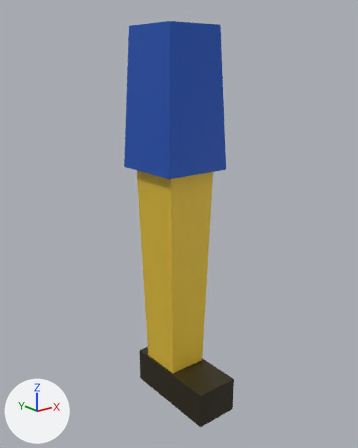
An edit to the glTF model examples/solid-eleven/assets/shared/models/leg_k04.glb, drawn before and after from the same camera.
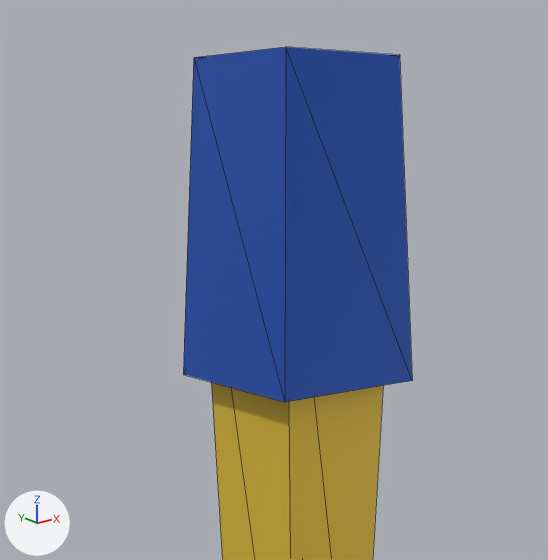
Old and new are each drawn whole from a camera (50 mm lens) standing at (-0.729, -0.929, -0.072) and looking at (-0.009, -0.028, -0.432) and again close up on the part from 12% to 80% of the width and 0% to 56% of the height. Lighting does not change. The marker at lower left points along +X, +Y and +Z. The older version's two pictures come first. The close-ups show mesh edges as thin lines. Vertices at exactly the same position are counted once.

Names of what the first close-up shows: 'leg_kit'.
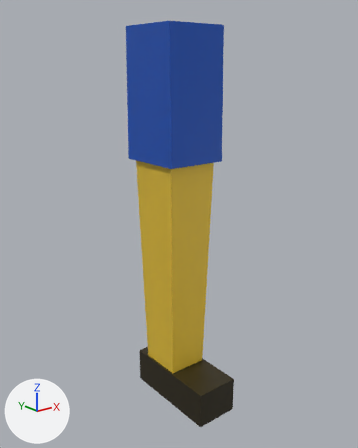
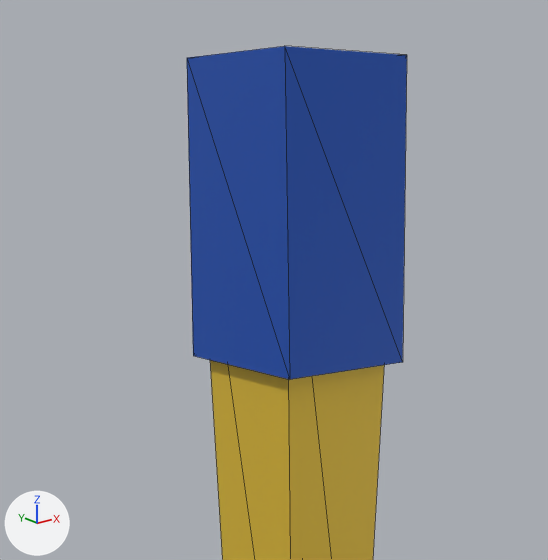
Boxes [x1, y1, x2, y2] around the edits, measured in the close-ups (548 x 560 px; the box of a moved part takes in the faces that stretch with it):
'leg_kit', reshaped: before [183, 47, 412, 560]; after [187, 46, 407, 560]
part 1 of me_leg_kit_004, moved or reshaped: before [183, 47, 412, 402]; after [187, 46, 407, 379]

The edits, one by one:
me_leg_kit_004 is used by ob_leg_kit; location (0.0, 0.0, 0.0).
me_leg_kit_004 had 24 vertices, 32 faces and spanned x -0.085..0.085, y -0.17..0.09, z -0.91..0.02.
me_leg_kit_004 now has 24 vertices, 32 faces and spans x -0.075..0.075, y -0.17..0.09, z -0.91..0.02.
Part 1, on me_leg_kit_004:
Vertex 0 of me_leg_kit_004 moves from (-0.07, 0.075, 0.02) at pixel (193, 57) to (-0.075, 0.08, 0.02) at pixel (186, 57).
Vertex 1 of me_leg_kit_004 moves from (0.07, 0.075, 0.02) to (0.075, 0.08, 0.02).
Vertex 2 of me_leg_kit_004 moves from (0.085, 0.09, -0.3) to (0.075, 0.085, -0.28).
Vertex 3 of me_leg_kit_004 moves from (-0.085, 0.09, -0.3) at pixel (183, 374) to (-0.075, 0.085, -0.28) at pixel (193, 355).
Vertex 4 of me_leg_kit_004 moves from (0.07, -0.075, 0.02) at pixel (399, 54) to (0.075, -0.08, 0.02) at pixel (406, 54).
Vertex 5 of me_leg_kit_004 moves from (0.085, -0.09, -0.3) at pixel (412, 380) to (0.075, -0.085, -0.28) at pixel (402, 362).
Vertex 6 of me_leg_kit_004 moves from (-0.07, -0.075, 0.02) at pixel (285, 46) to (-0.075, -0.08, 0.02) at pixel (284, 45).
Vertex 7 of me_leg_kit_004 moves from (-0.085, -0.09, -0.3) at pixel (284, 402) to (-0.075, -0.085, -0.28) at pixel (289, 379).
